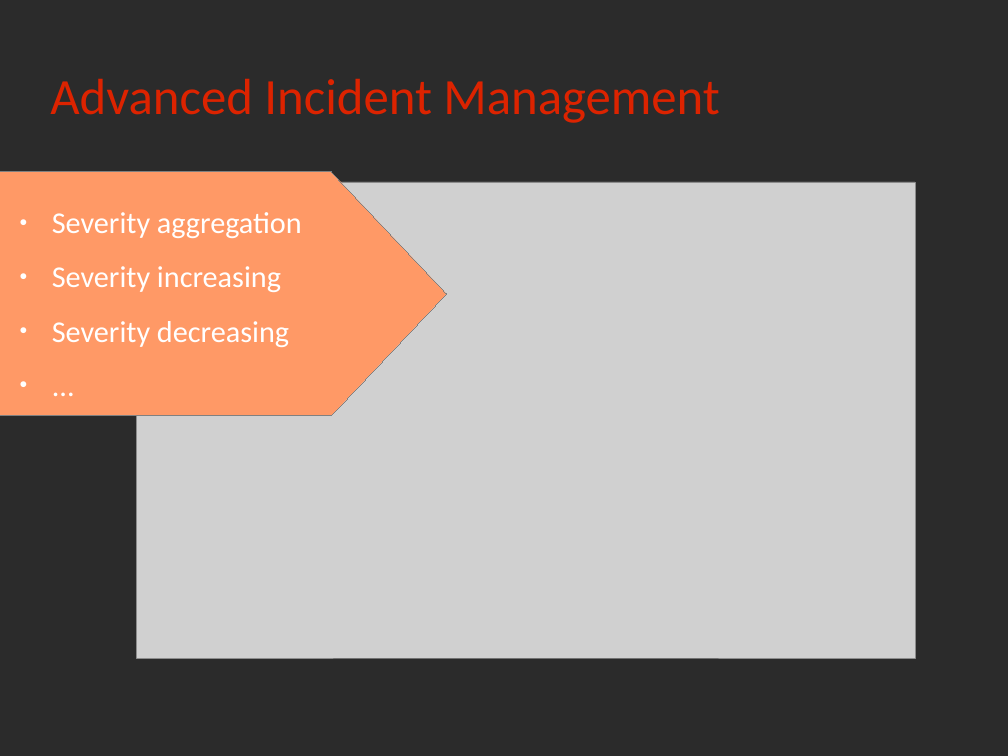
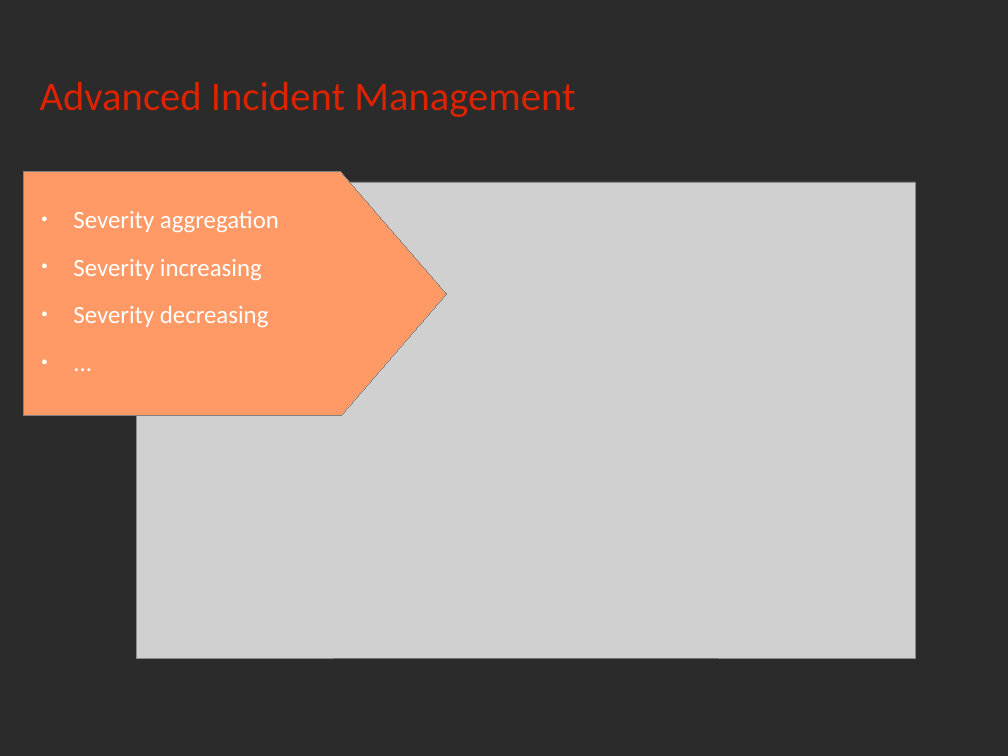
Before and after one commit to rchakode/realopinsight, a slide deck: slide 24 of doc/talks/nwc-2013.odp (slide 23 before the commit). Drawn at 1008x756 pixels with LibreOffice and Linux fonts; fonts in the diff are those of the drawing; grey boxes stand for pictures; background and template pictures are left out; a plain dark background stands for a picture behind light text. Boxes give left, top, right and bottom in pixels: in the first picture for what was removed or moved away, otherwise in the second. Text is boxed around its words. In the diff, an @@ line names an element or a change of style, - is before the commit and + after.

```diff
--- a/doc/talks/nwc-2013.odp
+++ b/doc/talks/nwc-2013.odp
@@ title "Advanced Incident Management": place and size @@
-title "Advanced Incident Management" at [50,78,719,123]
+title "Advanced Incident Management" at [40,82,575,117]
@@ title "Advanced Incident Management" at [40,82,575,117]: size 40 to 32 pt @@
@@ freeform shape: place and size @@
-freeform shape at [0,172,446,416]
+freeform shape at [24,172,446,416]
@@ text "Severity aggregation": place and size @@
-text "Severity aggregation" at [52,212,302,347]
+text "Severity aggregation" at [73,211,279,327]
@@ text "Severity aggregation" at [73,211,279,327]: size 23.8 to 19.6 pt @@
```
Also in this commit, not shown: 27 other slides changed, 5 slides added, 3 slides removed, 1 other file.
